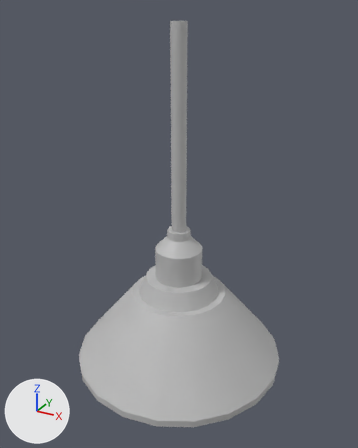
The FBX model Assets/Art/Models/Environment/Bar/Props/Naza/SM_Lamp01.fbx, before and after one commit.
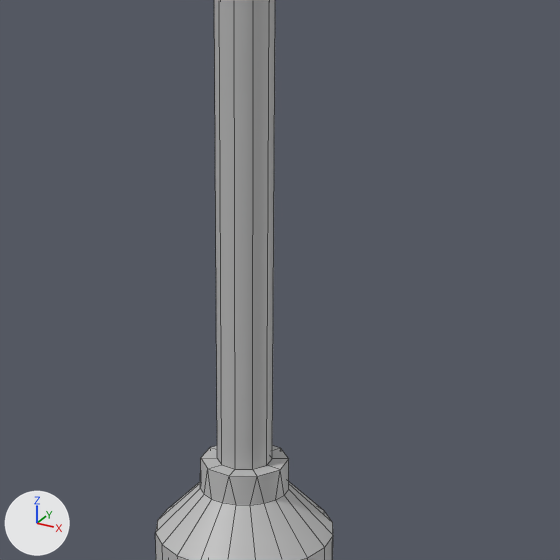
There are two pictures of each version: one whole from a 50 mm lens placed at (0.833, -1.514, 0.698), pointed at (0.011, -0.019, -0.049), one close up on the part from 32% to 73% of the width and 24% to 57% of the height. The lights are fixed; the arrows at lower left show +X, +Y and +Z. The close-ups show mesh edges as thin lines. Where no turn or scale is listed for an object, it has been applied to the vertices.

Objects in the first close-up: 'SM_Lamp01'.
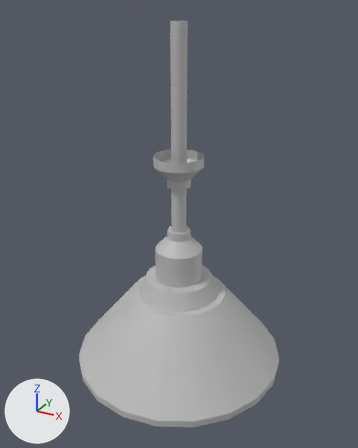
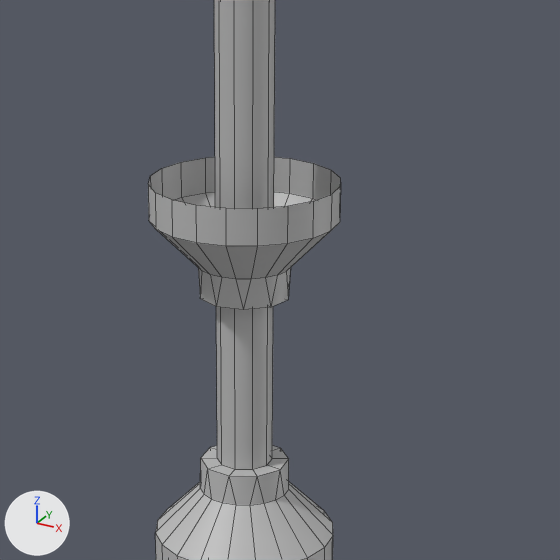
Boxes (x1, y1, x2, y2) around the edits, measured in the close-ups (560 x 560 px):
'SM_Lamp01', reshaped: before (156, 0, 333, 560); after (148, 0, 341, 560)
part 1 of me_mesh, added: after (148, 157, 341, 310)

Diff of the bpy script that builds the scene:
```diff
--- a/Assets/Art/Models/Environment/Bar/Props/Naza/SM_Lamp01.fbx.py
+++ b/Assets/Art/Models/Environment/Bar/Props/Naza/SM_Lamp01.fbx.py
@@ me_mesh @@
 # used by ob_sm_lamp01; location = (0.0, 0.0, 0.0)
-me_mesh.from_pydata(...)  # 392 vertices, 400 faces; spans x -0.42..0.42, y -0.42..0.42, z -0.655..0.655
+me_mesh.from_pydata(...)  # 472 vertices, 470 faces; spans x -0.42..0.42, y -0.42..0.42, z -0.655..0.655
+# me_mesh part 1: a new loose piece of 80 vertices spanning x -0.092..0.092, y -0.092..0.092, z 0.094..0.208, in mat_m_roof (grey #bcbcbc)
 me_mesh.materials.append(mat_m_roof)
```
